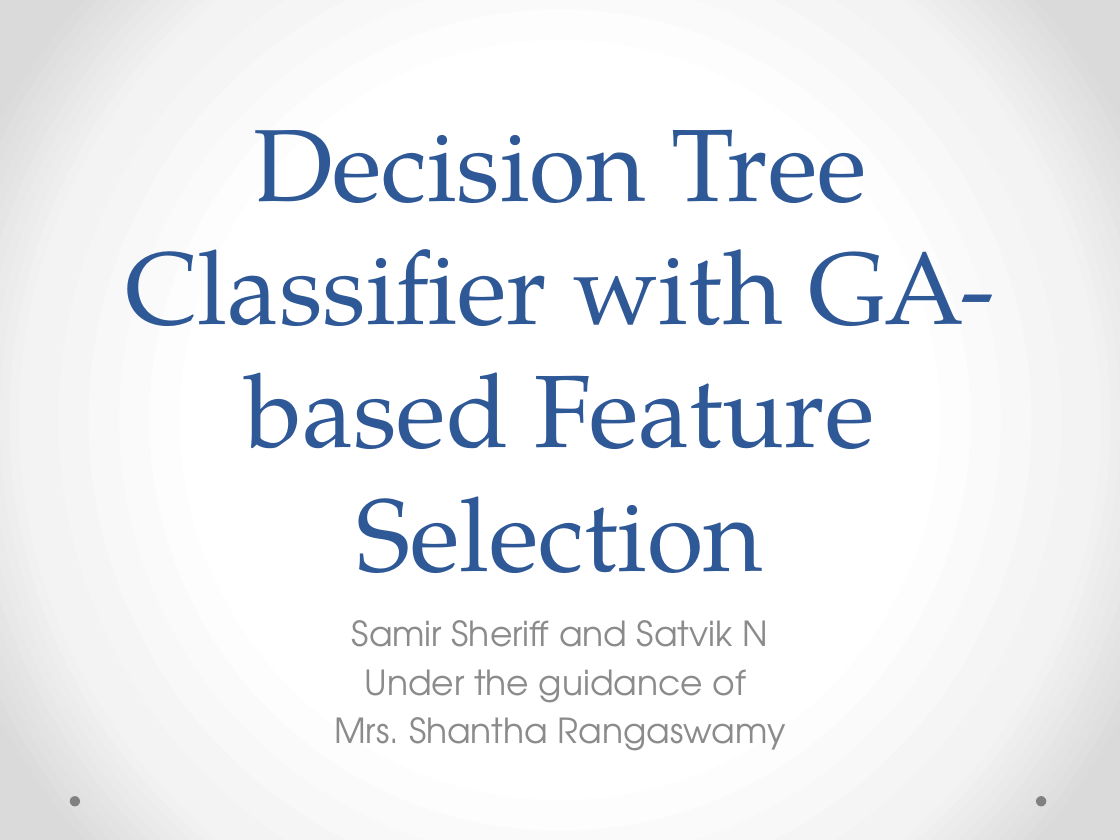
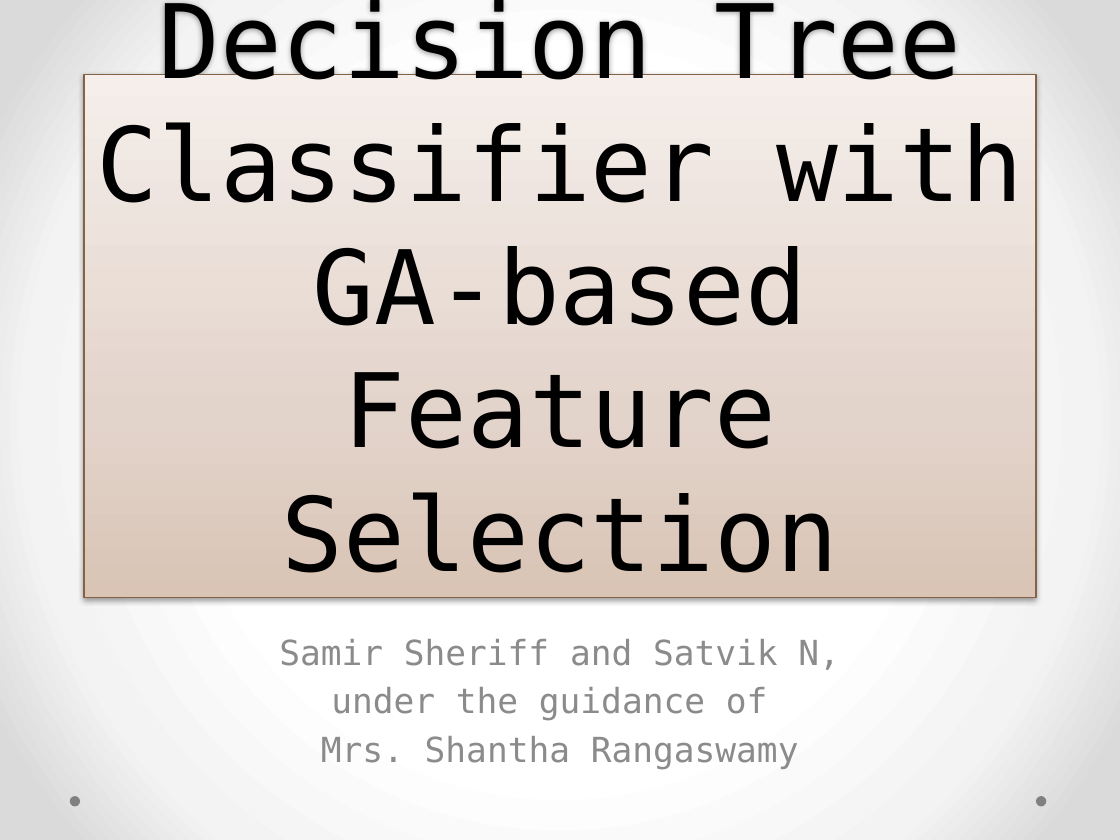
Before and after one commit to samiriff/GWClassifier, a slide deck: slide 1 of Report-Paper/Presentation_Final.pptx. Drawn at 1120x840 pixels with LibreOffice and Linux fonts; fonts in the diff are those of the drawing. Boxes give left, top, right and bottom in pixels: in the first picture for what was removed or moved away, otherwise in the second. Text is boxed around its words. In the diff, an @@ line names an element or a change of style, - is before the commit and + after.

```diff
--- a/Report-Paper/Presentation_Final.pptx
+++ b/Report-Paper/Presentation_Final.pptx
@@ title "Decision Tree Classifier with GA-based ...": place and size @@
-title "Decision Tree Classifier with GA-based ..." at (125, 129, 994, 573)
+title "Decision Tree Classifier with GA-based ..." at (84, 75, 1036, 598)
@@ title "Decision Tree Classifier with GA-based ..." at (84, 75, 1036, 598): font TeX Gyre Pagella to DejaVu Sans Mono, text colour #2F5897 to #000000; fill none to gradient #DAC4B4 to #E4D5CB to #F5EFEB; outline none to #836445 0.75 pt; shadow on @@
@@ subtitle "Samir Sheriff and Satvik N,": place and size @@
-subtitle "Samir Sheriff and Satvik N," at (334, 620, 786, 751)
+subtitle "Samir Sheriff and Satvik N," at (279, 639, 840, 769)
@@ subtitle at (279, 639, 840, 721): text changed; font TeX Gyre Adventor to DejaVu Sans Mono @@
-Samir Sheriff and Satvik N
-Under the guidance of
+Samir Sheriff and Satvik N,
+under the guidance of
@@ subtitle at (321, 736, 799, 769): font TeX Gyre Adventor to DejaVu Sans Mono in "Mrs. Shantha Rangaswamy" @@
```
Also in this commit, not shown: 20 other slides changed, 6 slides added, 2 other files.
